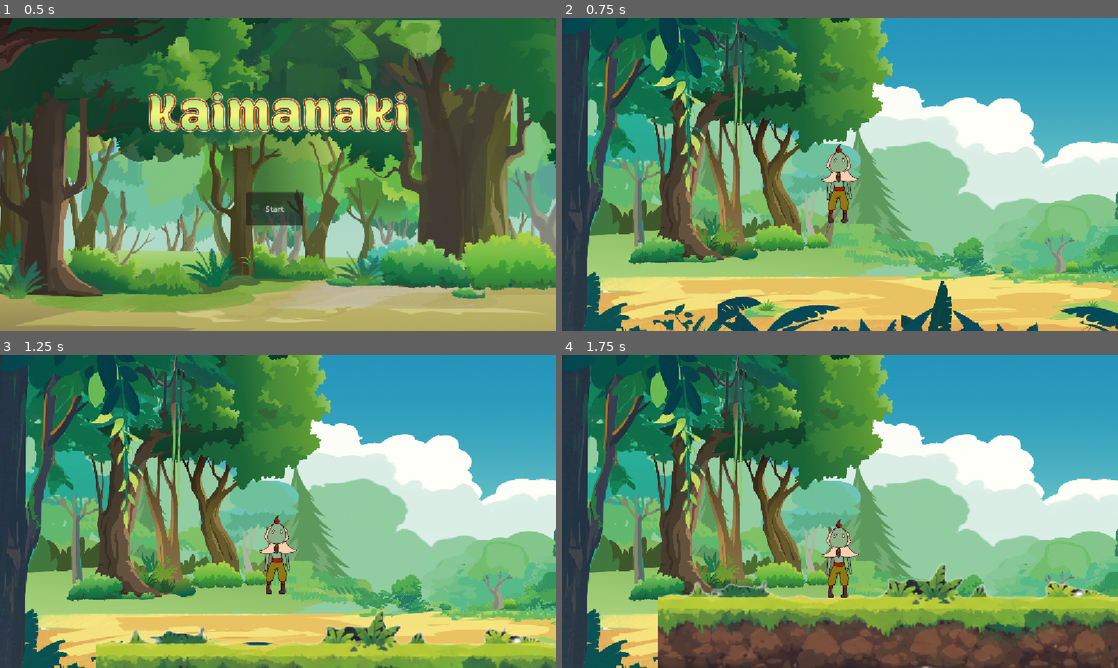
Above: before the commit, frames 1-4 (two rows, left to right).
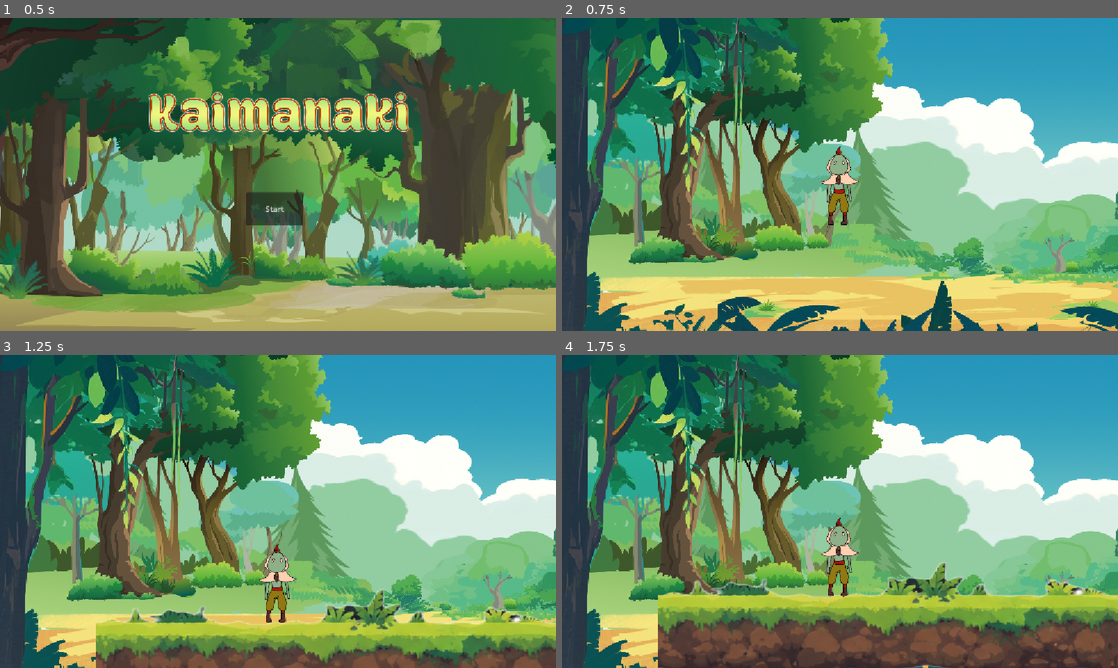
Above: after the commit, the same moments.

Repository: wmas516/SOFTENG700-Guardians-of-the-Forest
Game: Godot game, scene res://main/scenes/Main.tscn
The game is run twice, just before and just after one commit, with the same random seed, the same clock (stepped at 60 frames per second) and the same inputs.
Inputs (mouse positions are in pixels of both pictures, inside the frame that each line leads up to):
- Up to frame 1 (0.5 s): no input
- Up to frame 2 (0.75 s): click "Start" at 0.5 s
- Up to frame 3 (1.25 s): no input
- Up to frame 4 (1.75 s): move the mouse to (962, 495) at 1.27 s; hold D (Right) from 1.28 s (still down); tap C (Damage) at 1.35 s; click (962, 495) at 1.42 s; tap W (Up) at 1.52 s

Frame 1 is identical in both runs. In frame 2, 0.5% of the frame differs, in the area x 46-54%, y 40-67%; in frame 3, 14%, in the area x 17-100%, y 51-100%; in frame 4, 3.8%.

Commit message:
Updated player instance values

Diff:
--- a/guardians-of-the-forrest/main/scenes/levels/platforming/Platforming.tscn
+++ b/guardians-of-the-forrest/main/scenes/levels/platforming/Platforming.tscn
@@ -180,6 +180,9 @@
 [node name="Player" parent="." unique_id=868766390 instance=ExtResource("2_cd8s3")]
 position = Vector2(507, 255)
 scale = Vector2(0.5, 0.5)
+gravity = 600
+speed = 200
+jump_force = 300
 
 [connection signal="body_entered" from="Deathzone" to="." method="_on_deathzone_body_entered"]
 [connection signal="body_entered" from="Obstacles/Obstacle1" to="." method="_on_deathzone_body_entered"]
